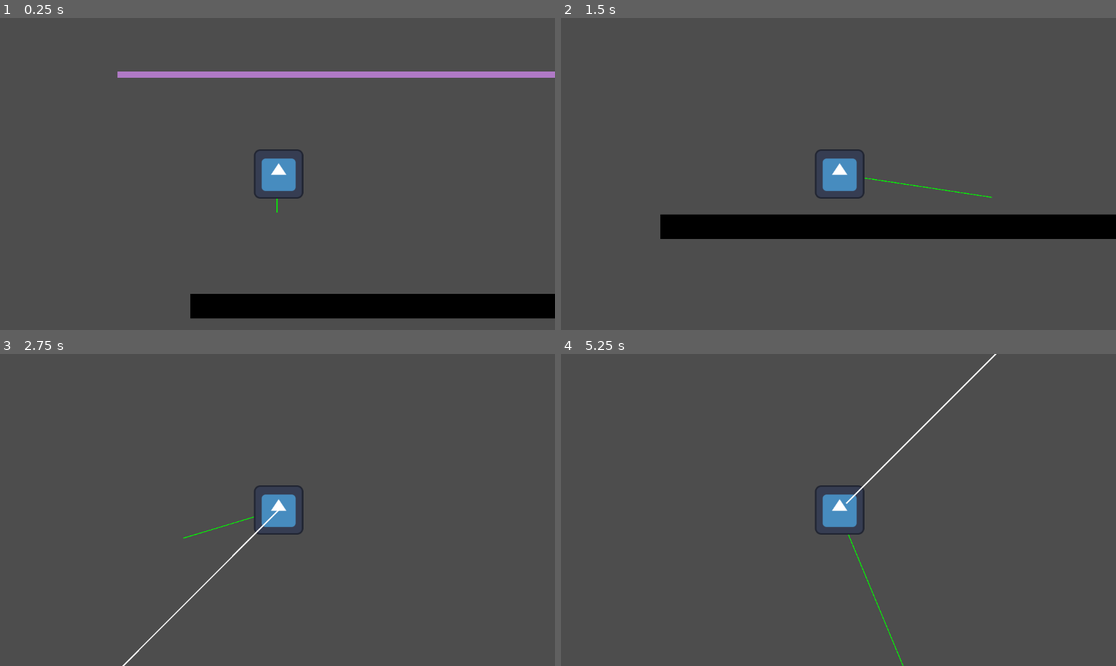
Above: before the commit, frames 1-4 (two rows, left to right).
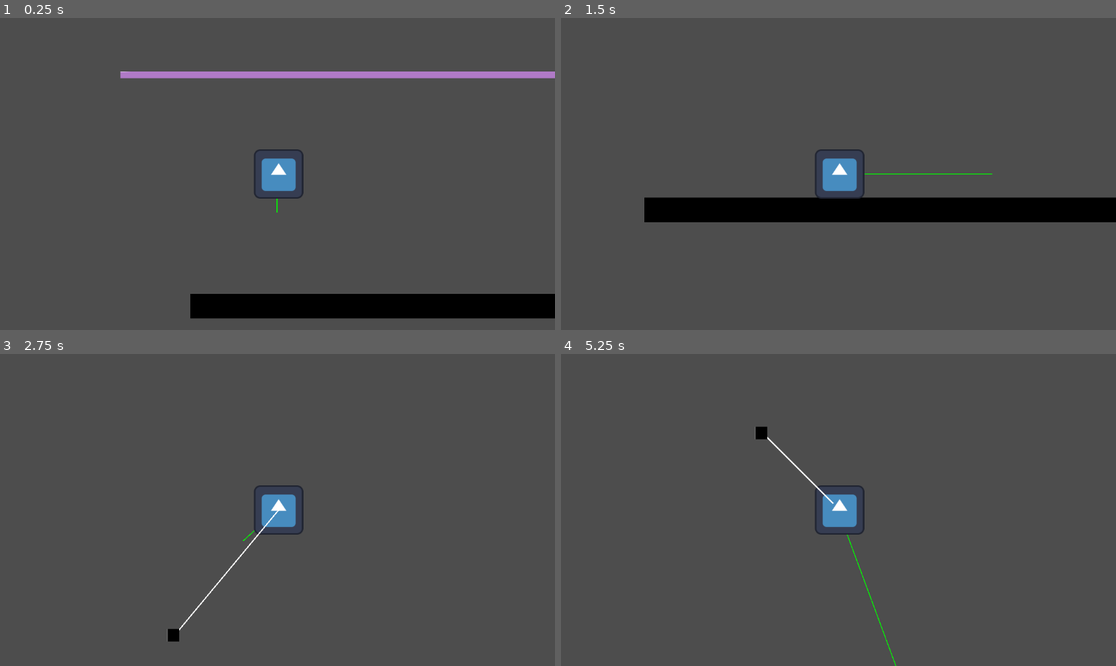
Above: after the commit, the same moments.

Repository: alanmathiasen/hook-godot
Game: Godot game, scene res://scenes/level.tscn
The game is run twice, just before and just after one commit, with the same random seed, the same clock (stepped at 60 frames per second) and the same inputs. The engine's default icon, where the game draws it, is replaced by a stand-in: a white triangle on a blue panel in a dark square.
Inputs:
- Up to frame 1 (0.25 s): no input
- Up to frame 2 (1.5 s): hold Ctrl (hook) 0.53-1.28 s; hold Right (ui_right) from 0.53 s (still down); tap Up (ui_up) at 0.77 s; tap Ctrl (hook) at 1.35 s
- Up to frame 3 (2.75 s): tap Up (ui_up) at 1.52 s; release Right (ui_right) at 2.03 s; hold Left (ui_left) from 2.03 s (still down); hold Ctrl (hook) from 2.03 s (still down)
- Up to frame 4 (5.25 s): release Left (ui_left) at 2.78 s; release Ctrl (hook) at 2.78 s; hold Right (ui_right) 2.78-4.28 s; tap Ctrl (hook) at 2.85, 4.35 s; tap Up (ui_up) at 3.02, 3.77, 4.52 s; hold Ctrl (hook) 3.53-4.28 s; hold Left (ui_left) 4.28-5.03 s; hold Right (ui_right) from 5.03 s (still down); hold Ctrl (hook) from 5.03 s (still down)

The runs differ from the first frame. In frame 1, 0.2% of the frame differs, in the area x 21-100%, y 17-20%; in frame 2, 9.3%, in the area x 15-100%, y 49-71%; in frame 3, 0.5%; in frame 4, 0.6%.

Commit message:
some more touches

Diff:
--- a/scenes/Hook.gd
+++ b/scenes/Hook.gd
@@ -44,6 +44,8 @@
 			# si no llamar la funcion que resetea el hook
 			is_hooked = false
 			reset_hook()
+		else:
+			reset_hook()
 
 
 func _physics_process(delta):
@@ -87,11 +89,14 @@
 	character.get_tree().root.remove_child(self)
 	character.add_child(self)
 	global_position = character.global_position
-	hook_just_released.emit()
+	change_state(HookStates.NONE)
 	self.hide()
 	line.hide()
-	change_state(HookStates.NONE)
 	global_transform.origin = character.global_position
+	print('hook reset', state)
+	if state == HookStates.HOOKED:
+		hook_just_released.emit()
+
 
 func draw_line_to_character():
 	line.points[1] = to_local(character.global_position)
--- a/scenes/character.gd
+++ b/scenes/character.gd
@@ -50,33 +50,19 @@
 
 func _on_hook_body_entered(_body):
 	distance_to_hook = self.global_position.distance_to(hook.global_position)
-	print('character y ', self.global_position.y, ' hook y: ', hook.global_position.y)
-	print('character x ', self.global_position.x, ' hook x: ', hook.global_position.x)
-	print('y de hook a character', (self.global_position.y - hook.global_position.y))
-
-	print('x de hook a character', (self.global_position.x - hook.global_position.x))
 	if facing_direction == 1:
-		angle_to_hook = hook.get_angle_to(self.global_position)#atan2(-(self.global_position.y - hook.global_position.y), self.global_position.x - hook.global_position.x)
-		print('direction to hook y: ', (self.global_position.y - hook.global_position.y))
-		print('direction to hook x: ', (self.global_position.x - hook.global_position.x))
-		print(rad_to_deg(angle_to_hook))
+		angle_to_hook = hook.get_angle_to(self.global_position)
 	else:
-		angle_to_hook = self.get_angle_to(hook.global_position) #atan2((self.global_position.y - hook.global_position.y), self.global_position.x - hook.global_position.x)
-		print('direction to hook y: ', (self.global_position.y - hook.global_position.y))
-		print('direction to hook x: ', (self.global_position.x - hook.global_position.x))
-		print(rad_to_deg(angle_to_hook))
+		angle_to_hook = self.get_angle_to(hook.global_position)
 
 
 func process_velocity(delta:float)->void:
-	angular_acceleration = 0.1 * delta#((-gravity*delta) / distance_to_hook) * sin(angle_to_hook)
+	angular_acceleration = 2 * delta#((-gravity*delta) / distance_to_hook) * sin(angle_to_hook)
 	if facing_direction == 1:
 		angular_velocity += angular_acceleration
 	else:
 		angular_velocity -= angular_acceleration
 
-	# angular_velocity *= 0.95
-	# print('angular_velocity ',angular_velocity)
-	# print('angle_to_hook ',rad_to_deg(angle_to_hook))
 	angle_to_hook += angular_velocity * 0.01
 	# print(rad_to_deg(angle_to_hook))
 	# print('hook.global_position ', hook.global_position)
--- a/scenes/level.tscn
+++ b/scenes/level.tscn
@@ -20,4 +20,4 @@
 limit_smoothed = true
 
 [node name="Roof" parent="." instance=ExtResource("3_dnmmg")]
-position = Vector2(558, 26)
+position = Vector2(566, 27)
